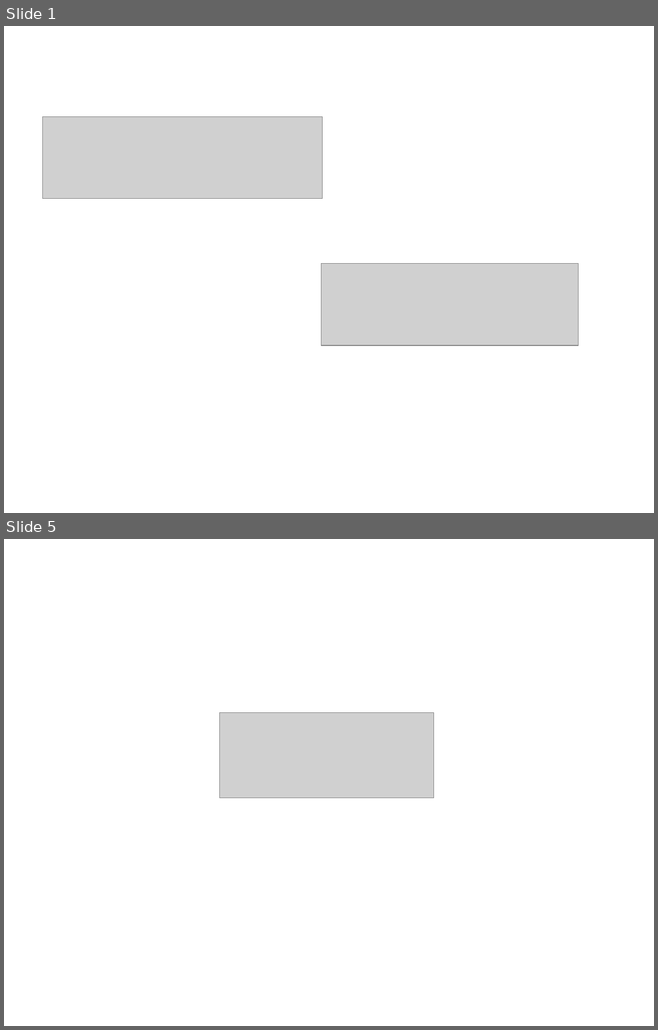
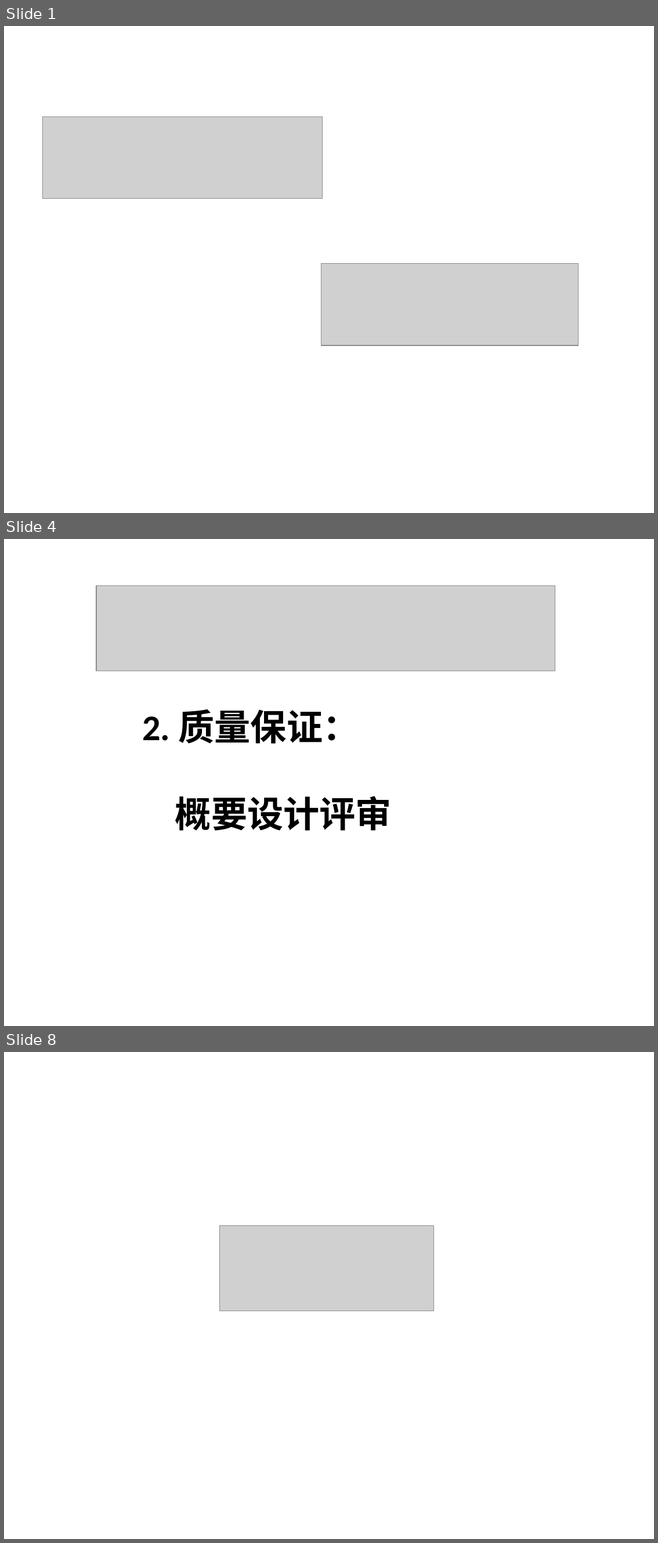
Before and after one commit to yaxing/sherry-forus, a slide deck: 项目相关文档/Sherry/项目监控/项目进展报告/项目报告_2009-12-03_Forus.ppt. Shown one above the other, each under a label of ours: slides 1 and 5 before the commit, slides 1, 4 and 8 after it; the slides between them are not shown. The pictures are 658x1030 and 658x1543 pixels, drawn with LibreOffice and Linux fonts; fonts in the diff are those of the drawing; grey boxes stand for pictures; background and template pictures are left out. Boxes give left, top, right and bottom in pixels: in the first picture for what was removed or moved away, otherwise in the second. Text is boxed around its words. In the diff, an @@ line names an element or a change of style, - is before the commit and + after.

```diff
--- a/项目相关文档/Sherry/项目监控/项目进展报告/项目报告_2009-12-03_Forus.ppt
+++ b/项目相关文档/Sherry/项目监控/项目进展报告/项目报告_2009-12-03_Forus.ppt
@@ slide 4 added at <box>4,539,654,1026</box>, background picture (left out) @@
@@ picture added at <box>96,586,555,671</box> @@
@@ text added at <box>142,710,391,831</box>, 40 pt, text #000000, bold @@
+2. 质量保证：
+概要设计评审
@@ what was slide 5 is now slide 8 @@
```
Also in this commit, not shown: 2 slides changed, 3 other slides added, 1 slide removed.
